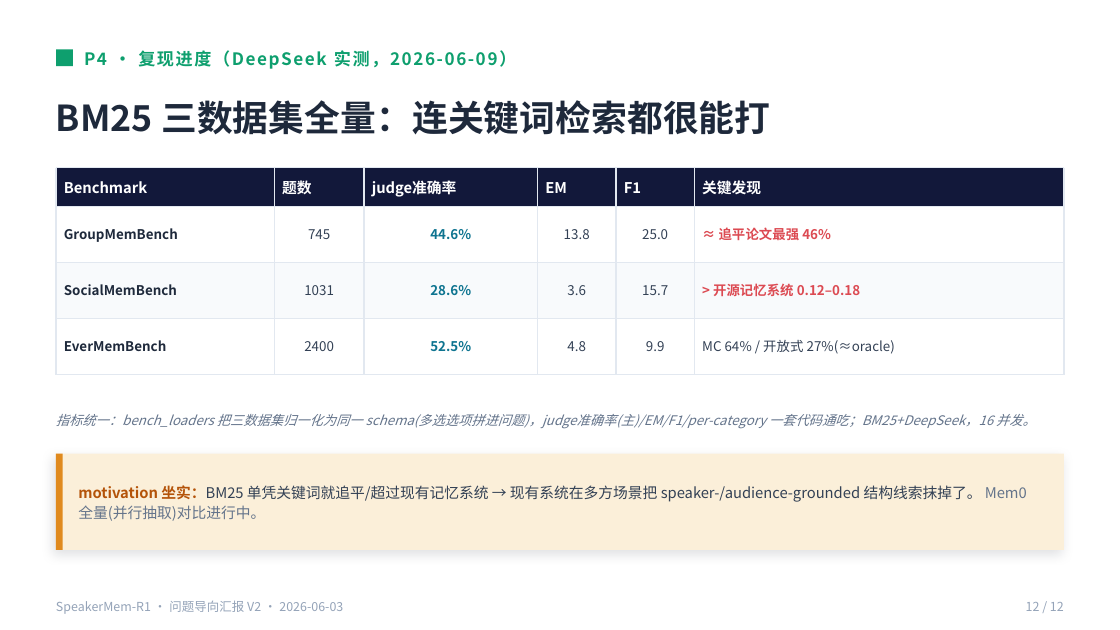
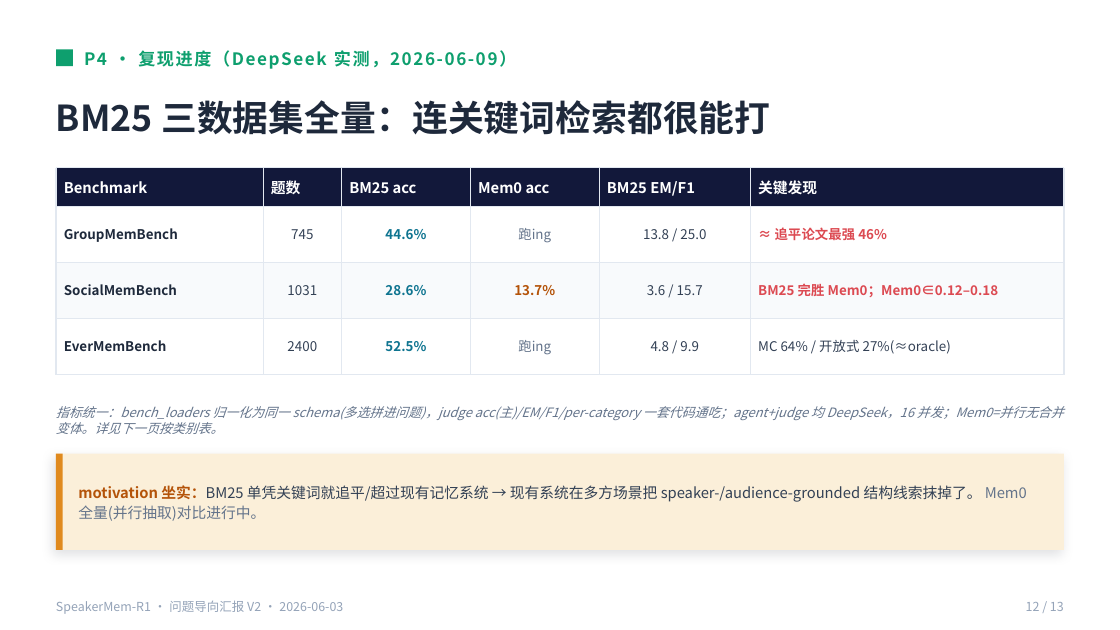
Before and after one commit to 2022hpsk/2026AAAI, a slide deck: slide 12 of SpeakerMem-R1-汇报V2-问题导向.pptx. Drawn at 1120x630 pixels with LibreOffice and Linux fonts; fonts in the diff are those of the drawing. Boxes give left, top, right and bottom in pixels: in the first picture for what was removed or moved away, otherwise in the second. Text is boxed around its words. In the diff, an @@ line names an element or a change of style, - is before the commit and + after.

```diff
--- a/SpeakerMem-R1-汇报V2-问题导向.pptx
+++ b/SpeakerMem-R1-汇报V2-问题导向.pptx
@@ table at bbox=[56, 168, 1064, 359] @@
-row 1: Benchmark | 题数 | judge准确率 | EM | F1 | 关键发现
+row 1: Benchmark | 题数 | BM25 acc | Mem0 acc | BM25 EM/F1 | 关键发现
-row 2, column 4: 13.8
+row 2, column 4: 跑ing
-row 2, column 5: 25.0
+row 2, column 5: 13.8 / 25.0
-row 3: SocialMemBench | 1031 | 28.6% | 3.6 | 15.7 | > 开源记忆系统 0.12–0.18
+row 3: SocialMemBench | 1031 | 28.6% | 13.7% | 3.6 / 15.7 | BM25 完胜 Mem0；Mem0∈0.12–0.18
-row 4, column 4: 4.8
+row 4, column 4: 跑ing
-row 4, column 5: 9.9
+row 4, column 5: 4.8 / 9.9
@@ text at bbox=[56, 406, 1064, 434]: text changed; size 8.5 to 8.3 pt @@
-指标统一：bench_loaders 把三数据集归一化为同一 schema(多选选项拼进问题)，judge准确率(主)/EM/F1/per-category 一套代码通吃；BM25+DeepSeek，16 并发。
+指标统一：bench_loaders 归一化为同一 schema(多选拼进问题)，judge acc(主)/EM/F1/per-category 一套代码通吃；agent+judge 均 DeepSeek，16 并发；Mem0=并行无合并变体。详见下一页按类别表。
```
Also in this commit, not shown: 11 other slides changed, 1 slide added, 19 other files.
